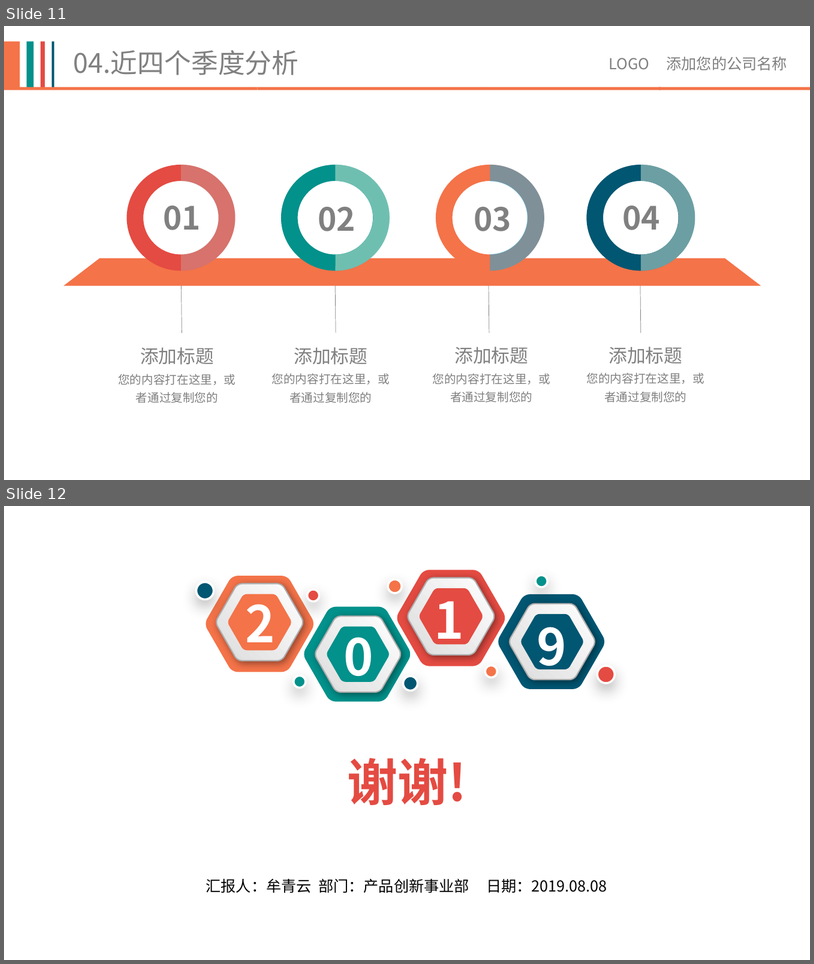
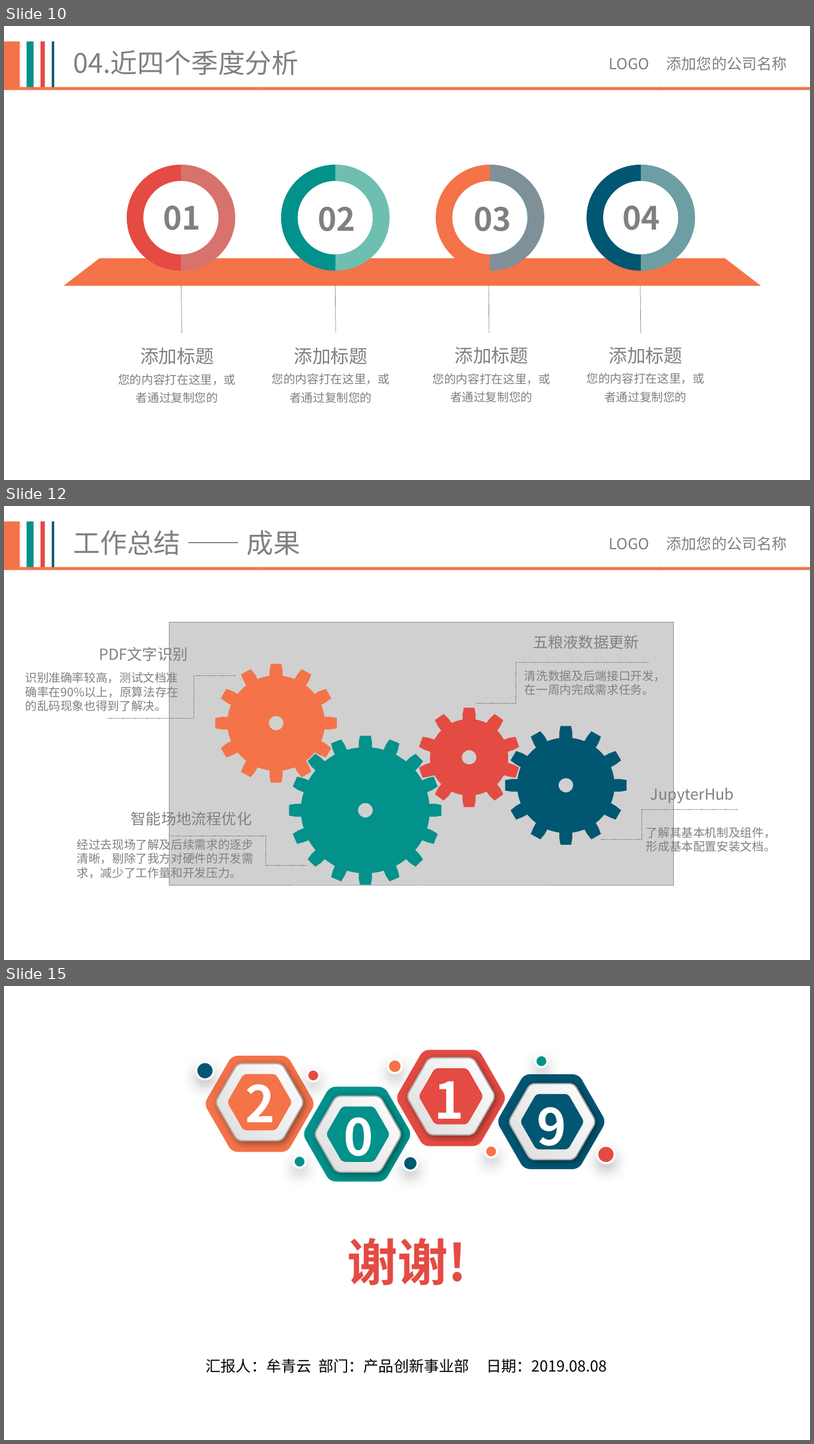
Before and after one commit to TinyWorker/speechless.github.io, a slide deck: images/通用商务.pptx. Shown one above the other, each under a label of ours: slides 11 and 12 before the commit, slides 10, 12 and 15 after it; the slides between them are not shown. The pictures are 814x964 and 814x1444 pixels, drawn with LibreOffice and Linux fonts; fonts in the diff are those of the drawing; grey boxes stand for pictures; background and template pictures are left out. Boxes give left, top, right and bottom in pixels: in the first picture for what was removed or moved away, otherwise in the second. Text is boxed around its words. In the diff, an @@ line names an element or a change of style, - is before the commit and + after.

```diff
--- a/images/通用商务.pptx
+++ b/images/通用商务.pptx
@@ slide 12 added at (x1=4, y1=506, x2=810, y2=960), background picture (left out) @@
@@ group added at (x1=4, y1=521, x2=54, y2=567): 4 rectangles @@
@@ text added at (x1=74, y1=530, x2=301, y2=555), 32 pt, text #808080 @@
+工作总结 —— 成果
@@ text added at (x1=609, y1=537, x2=788, y2=550), 18 pt, text #808080 @@
+LOGO 添加您的公司名称
@@ group added at (x1=4, y1=567, x2=810, y2=570): 4 rectangles @@
@@ picture added at (x1=169, y1=622, x2=674, y2=885) @@
@@ text added at (x1=99, y1=644, x2=188, y2=663), 18 pt, text #808080 @@
+PDF文字识别
@@ text added at (x1=533, y1=635, x2=639, y2=649), 18 pt, text #808080 @@
+五粮液数据更新
@@ freeform shape added at (x1=216, y1=664, x2=338, y2=783), fill #F47349 @@
@@ elbow line added from (650, 662) to (476, 703), #808080 0.5 pt dashed @@
@@ text added at (x1=25, y1=670, x2=179, y2=711), 14 pt, text #808080 @@
+识别准确率较高，测试文档准确率在90%以上，原算法存在的乱码现象也得到了解决。
@@ elbow line added from (235, 675) to (107, 718), #808080 0.5 pt dashed @@
@@ freeform shape added at (x1=238, y1=685, x2=314, y2=760), fill #F47349 @@
@@ text added at (x1=525, y1=670, x2=666, y2=695), 14 pt, text #808080 @@
+清洗数据及后端接口开发，在一周内完成需求任务。
@@ freeform shape added at (x1=420, y1=708, x2=519, y2=807), fill #E44B42 @@
@@ freeform shape added at (x1=290, y1=736, x2=442, y2=885), fill #02918B @@
@@ freeform shape added at (x1=441, y1=729, x2=498, y2=786), fill #E44B42 @@
@@ freeform shape added at (x1=506, y1=726, x2=627, y2=844), fill #015672 @@
@@ freeform shape added at (x1=528, y1=748, x2=604, y2=822), fill #015672 @@
@@ freeform shape added at (x1=312, y1=758, x2=419, y2=862), fill #02918B @@
@@ text added at (x1=651, y1=784, x2=734, y2=803), 18 pt, text #808080 @@
+JupyterHub
@@ text added at (x1=131, y1=808, x2=252, y2=828), 18 pt, text #808080 @@
+智能场地流程优化
@@ elbow line added from (601, 840) to (738, 810), #808080 0.5 pt dashed @@
@@ text added at (x1=647, y1=824, x2=776, y2=854), 14 pt, text #808080 @@
+了解其基本机制及组件，形成基本配置安装文档。
@@ text added at (x1=77, y1=836, x2=254, y2=880), 14 pt, text #808080 @@
+经过去现场了解及后续需求的逐步清晰，剔除了我方对硬件的开发需求，减少了工作量和开发压力。
@@ elbow line added from (307, 865) to (170, 835), #808080 0.5 pt dashed @@
@@ what was slide 11 is now slide 10 @@
@@ what was slide 12 is now slide 15 @@
```
Also in this commit, not shown: 5 slides changed, 1 other slide added, 2 slides removed.
